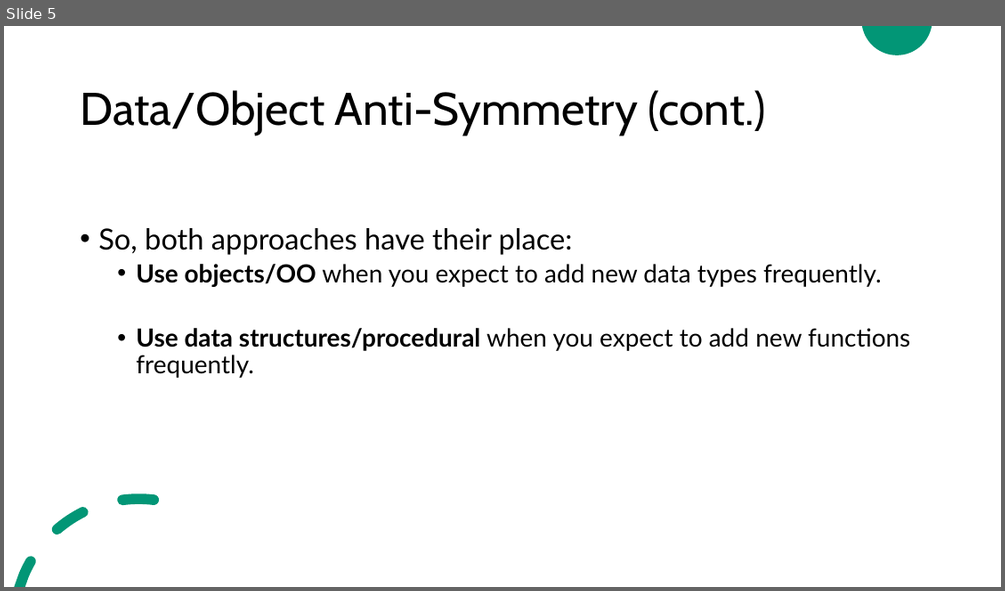
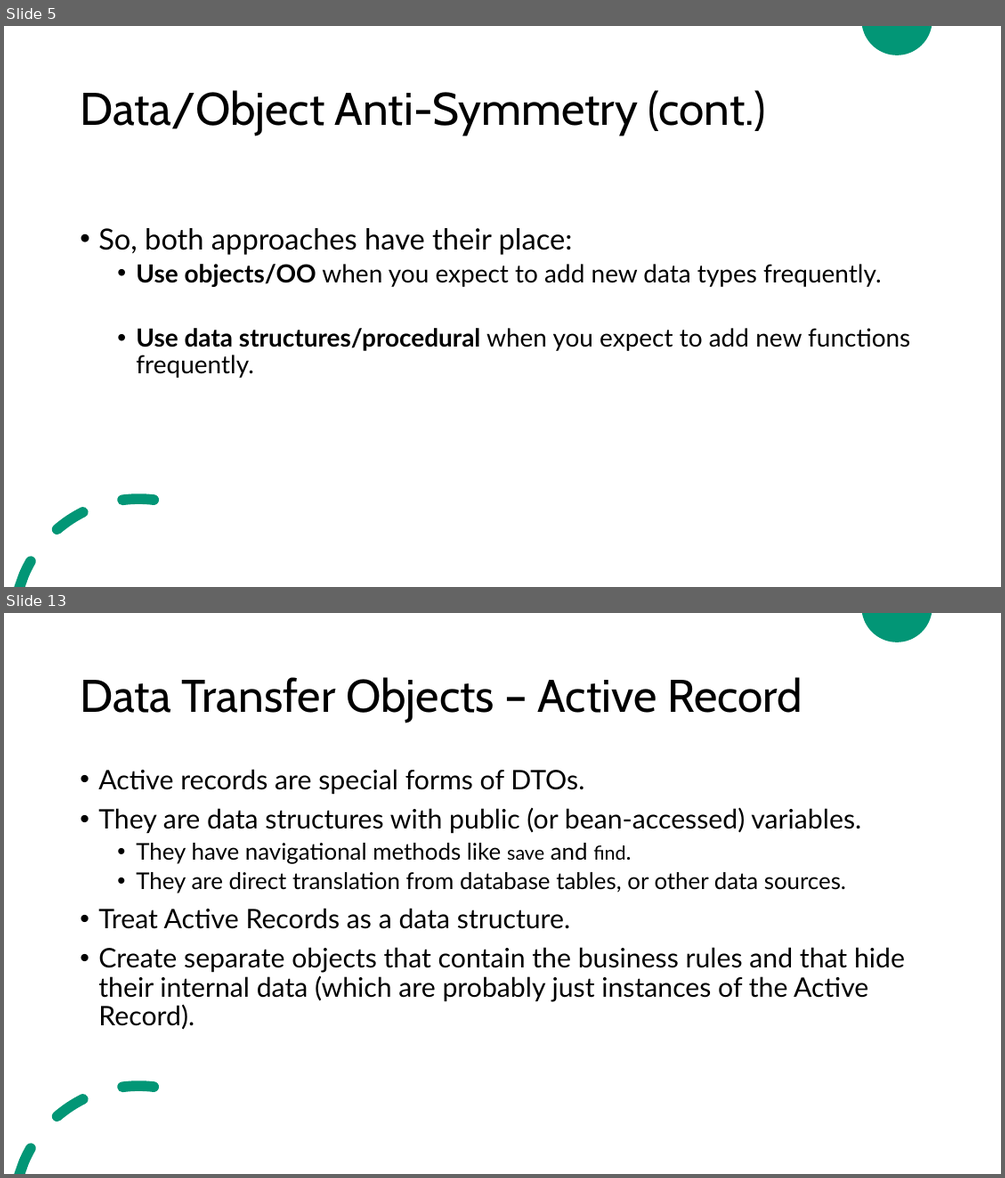
Before and after one commit to ZeinaZayed4/clean-code, a slide deck: Clean Code - Chapter 6.pptx. Shown one above the other, each under a label of ours: slide 5 before the commit, slides 5 and 13 after it; the slides between them are not shown. The pictures are 1005x591 and 1005x1178 pixels, drawn with LibreOffice and Linux fonts; fonts in the diff are those of the drawing. Boxes give left, top, right and bottom in pixels: in the first picture for what was removed or moved away, otherwise in the second. Text is boxed around its words. In the diff, an @@ line names an element or a change of style, - is before the commit and + after.

Commit message:
Update Clean Code - Chapter 6.pptx
Completed reading chapter 6 - objects and data structures

```diff
--- a/Clean Code - Chapter 6.pptx
+++ b/Clean Code - Chapter 6.pptx
@@ slide 13 added at <box>4,613,1001,1174</box>, background #FFFFFF; not listed: 2 template elements that a slide beside it also shows @@
@@ title added at <box>80,677,802,722</box>, 44 pt, text #000000 @@
+Data Transfer Objects – Active Record
@@ text added at <box>98,769,905,1030</box>, 25.9 pt, text #000000 @@
+• Active records are special forms of DTOs.
+• They are data structures with public (or bean-accessed) variables.
+  • They have navigational methods like save and find.
+  • They are direct translation from database tables, or other data sources.
+• Treat Active Records as a data structure.
+• Create separate objects that contain the business rules and that hide their internal data (which are probably just instances of the Active Record).
```
Also in this commit, not shown: 7 other slides added.
